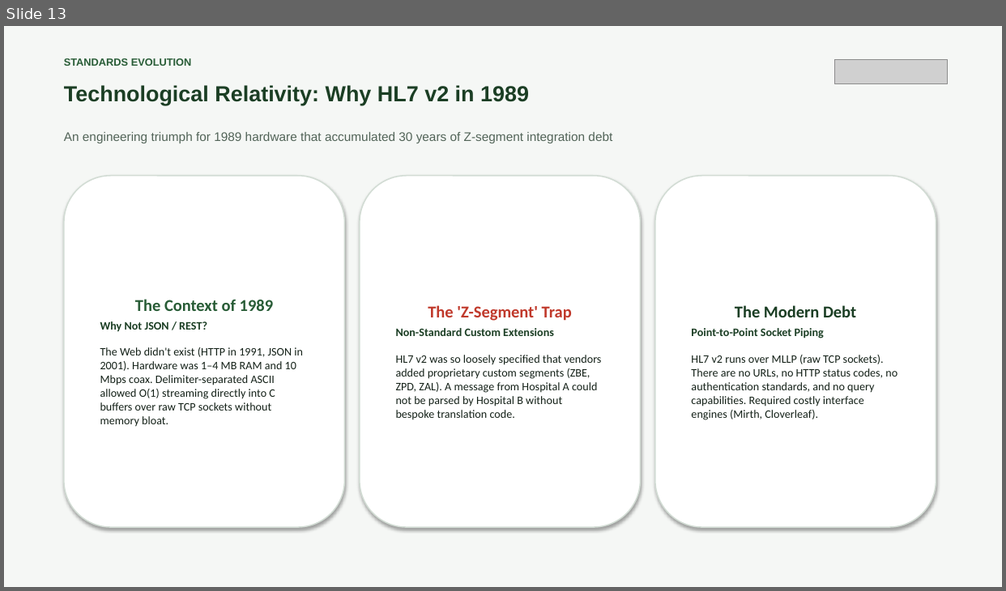
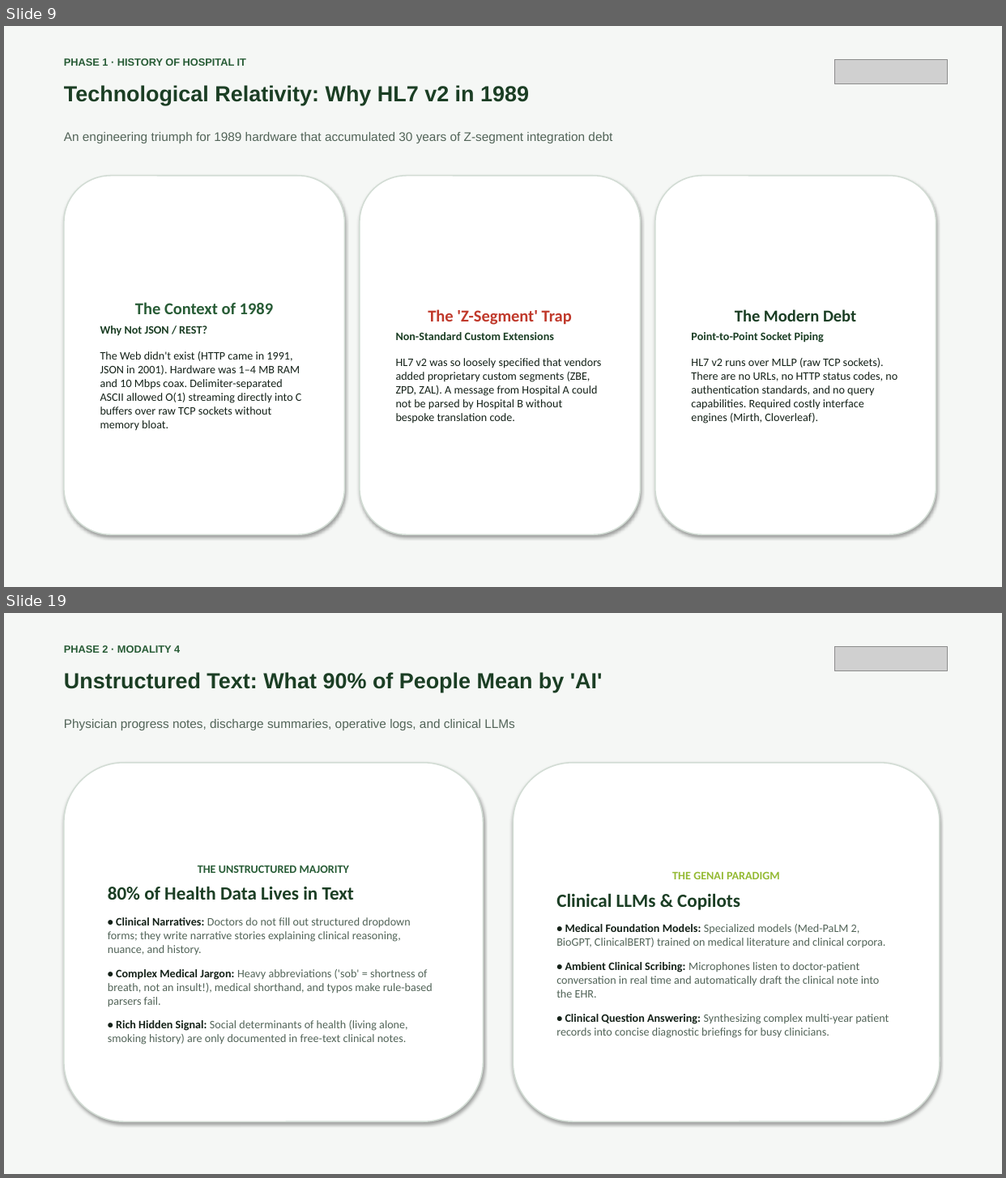
Before and after one commit to AIT-brainlab/fhir-ml-workshop, a slide deck: slides-morning/orientation-and-health-ai-foundations.pptx. Shown one above the other, each under a label of ours: slide 13 before the commit, slides 9 and 19 after it; the slides between them are not shown. The pictures are 1006x591 and 1006x1178 pixels, drawn with LibreOffice and Linux fonts; fonts in the diff are those of the drawing; grey boxes stand for pictures. Boxes give left, top, right and bottom in pixels: in the first picture for what was removed or moved away, otherwise in the second. Text is boxed around its words. In the diff, an @@ line names an element or a change of style, - is before the commit and + after.

Commit message:
Restructure morning session into 2+1 Phase architecture (29 slides)

```diff
--- a/slides-morning/orientation-and-health-ai-foundations.pptx
+++ b/slides-morning/orientation-and-health-ai-foundations.pptx
@@ slide 19 added at bbox=[4, 613, 1002, 1174], background #FFFFFF @@
@@ rectangle added at bbox=[4, 613, 1002, 1174], fill #F5F7F5 @@
@@ text added at bbox=[64, 645, 180, 653], 10 pt, text #285C36, bold @@
+PHASE 2 · MODALITY 4
@@ picture added at bbox=[835, 647, 948, 671] @@
@@ text added at bbox=[64, 672, 603, 692], 21 pt, text #1B3E24, bold @@
+Unstructured Text: What 90% of People Mean by 'AI'
@@ text added at bbox=[64, 719, 515, 730], 12 pt, text #526458 @@
+Physician progress notes, discharge summaries, operative logs, and clinical LLMs
@@ rounded rectangle added at bbox=[64, 763, 484, 1122], fill #FFFFFF, outline #D2DCD4 1.2 pt, 11 pt, text #526458 @@
+THE UNSTRUCTURED MAJORITY
+80% of Health Data Lives in Text
+• Clinical Narratives: Doctors do not fill out structured dropdown forms; they write narrative stories explaining clinical reasoning, nuance, and history.
+• Complex Medical Jargon: Heavy abbreviations ('sob' = shortness of breath, not an insult!), medical shorthand, and typos make rule-based parsers fail.
+• Rich Hidden Signal: Social determinants of health (living alone, smoking history) are only documented in free-text clinical notes.
@@ rounded rectangle added at bbox=[513, 763, 940, 1122], fill #FFFFFF, outline #D2DCD4 1.2 pt, 11 pt, text #526458 @@
+THE GENAI PARADIGM
+Clinical LLMs & Copilots
+• Medical Foundation Models: Specialized models (Med-PaLM 2, BioGPT, ClinicalBERT) trained on medical literature and clinical corpora.
+• Ambient Clinical Scribing: Microphones listen to doctor-patient conversation in real time and automatically draft the clinical note into the EHR.
+• Clinical Question Answering: Synthesizing complex multi-year patient records into concise diagnostic briefings for busy clinicians.
@@ what was slide 13 is now slide 9 @@
@@ slide 9 changed as well @@
@@ text at bbox=[64, 58, 246, 66]: text changed @@
-STANDARDS EVOLUTION
+PHASE 1 · HISTORY OF HOSPITAL IT
@@ rounded rectangle "The Context of 1989": place and size @@
-rounded rectangle "The Context of 1989" at bbox=[64, 176, 345, 527]
+rounded rectangle "The Context of 1989" at bbox=[64, 176, 345, 535]
@@ rounded rectangle "The 'Z-Segment' Trap": place and size @@
-rounded rectangle "The 'Z-Segment' Trap" at bbox=[360, 176, 641, 527]
+rounded rectangle "The 'Z-Segment' Trap" at bbox=[360, 176, 641, 535]
@@ rounded rectangle "The Modern Debt": place and size @@
-rounded rectangle "The Modern Debt" at bbox=[655, 176, 936, 527]
+rounded rectangle "The Modern Debt" at bbox=[655, 176, 936, 535]
@@ text in rounded rectangle at bbox=[100, 352, 302, 431]: text changed @@
-The Web didn't exist (HTTP in 1991, JSON in 2001). Hardware was 1–4 MB RAM and 10 Mbps coax. Delimiter-separated ASCII allowed O(1) streaming directly into C buffers over raw TCP sockets without memory bloat.
+The Web didn't exist (HTTP came in 1991, JSON in 2001). Hardware was 1–4 MB RAM and 10 Mbps coax. Delimiter-separated ASCII allowed O(1) streaming directly into C buffers over raw TCP sockets without memory bloat.
```
Also in this commit, not shown: 11 other slides changed, 16 other slides added, 15 slides removed, 3 other files.
